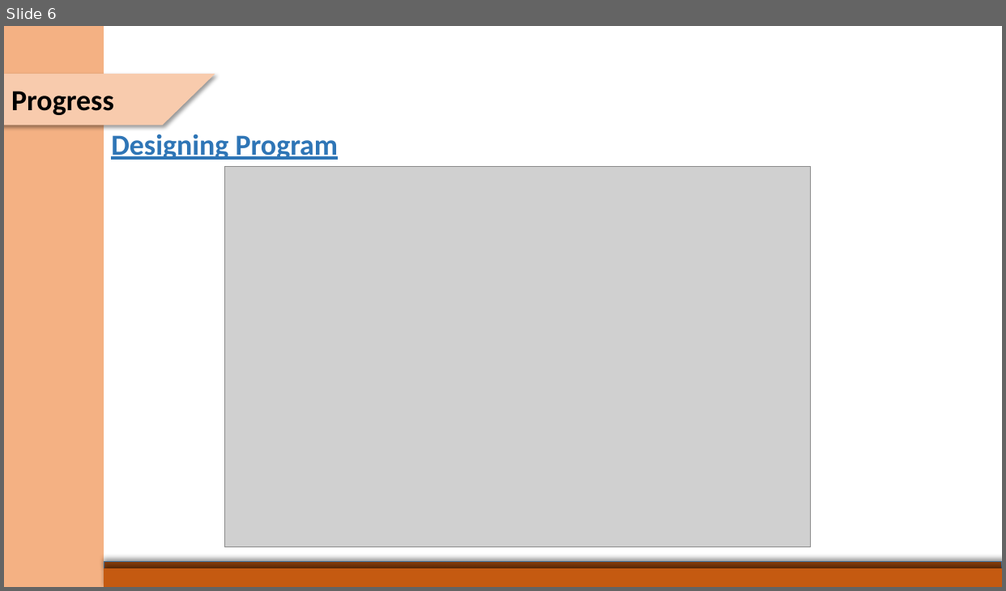
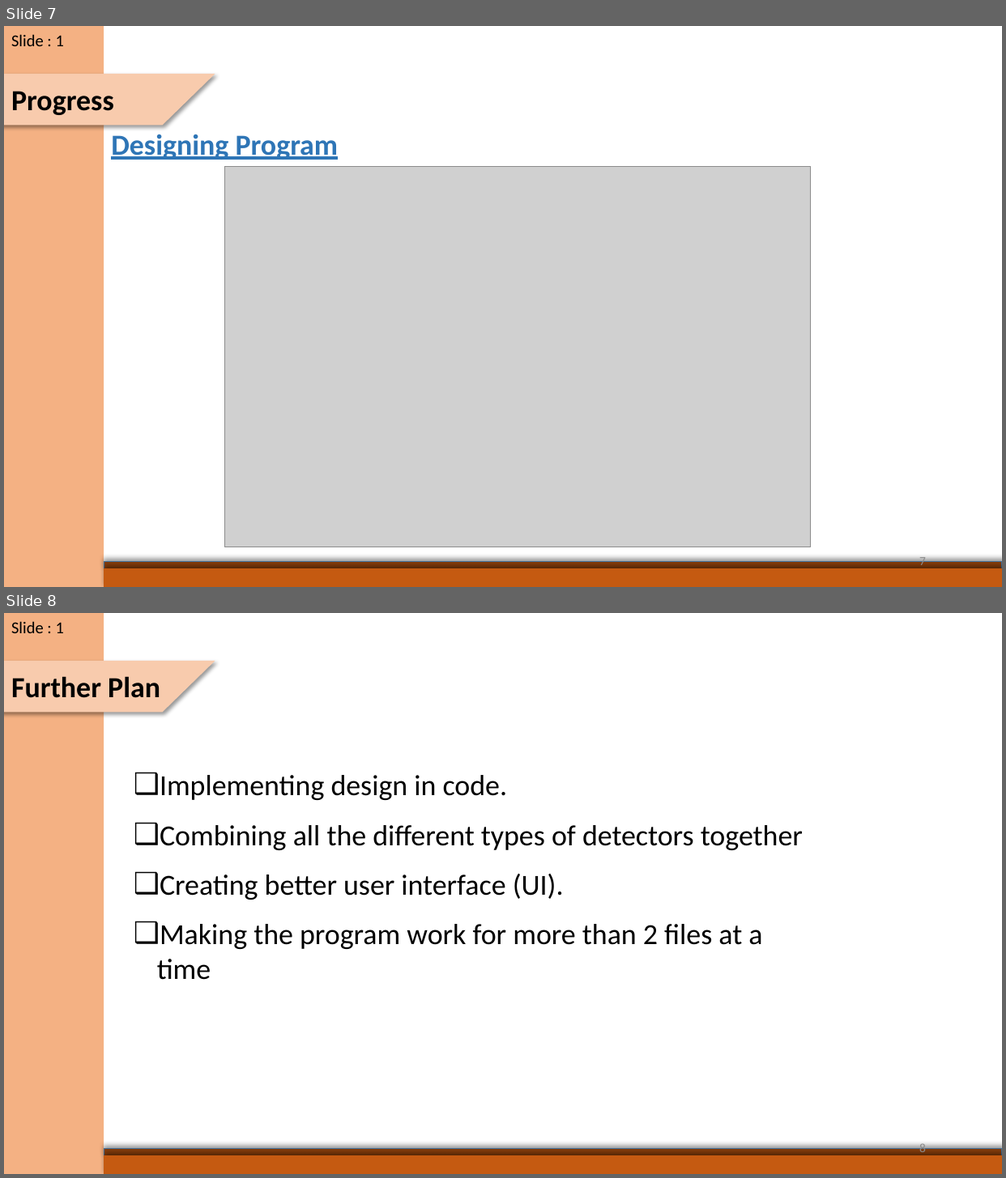
Before and after one commit to SaadDroid/AntiPlagiarism, a slide deck: MidPresentation1122.pptx. Shown one above the other, each under a label of ours: slide 6 before the commit, slides 7 and 8 after it. The pictures are 1006x591 and 1006x1178 pixels, drawn with LibreOffice and Linux fonts; fonts in the diff are those of the drawing; grey boxes stand for pictures. Boxes give left, top, right and bottom in pixels: in the first picture for what was removed or moved away, otherwise in the second. Text is boxed around its words. In the diff, an @@ line names an element or a change of style, - is before the commit and + after.

```diff
--- a/MidPresentation1122.pptx
+++ b/MidPresentation1122.pptx
@@ slide 8 added at <box>4,613,1002,1174</box>, background #FFFFFF @@
@@ rectangle added at <box>4,613,104,1174</box>, fill #F4B183 @@
@@ text added at <box>11,621,64,633</box>, 16 pt, text #000000 @@
+Slide : 1
@@ flow chart input output added at <box>4,661,215,713</box>, fill #F8CBAD @@
@@ text added at <box>11,676,160,698</box>, 28 pt, text #000000, bold @@
+Further Plan
@@ text added at <box>160,775,508,800</box>, 28 pt, text #000000 @@
+❑ Implementing design in code.
@@ text added at <box>160,825,803,850</box>, 28 pt, text #000000 @@
+❑ Combining all the different types of detectors together
@@ text added at <box>160,874,564,900</box>, 28 pt, text #000000 @@
+❑ Creating better user interface (UI).
@@ text added at <box>157,924,762,980</box>, 28 pt, text #000000 @@
+❑ Making the program work for more than 2 files at a time
@@ page number added at <box>919,1142,926,1157</box>, 12 pt, text #8C8C8C @@
+8
@@ rectangle added at <box>104,1149,1002,1157</box>, fill #843C0B, outline #43739E 1 pt @@
@@ rectangle added at <box>104,1156,1002,1174</box>, fill #C55A11 @@
@@ what was slide 6 is now slide 7 @@
@@ slide 7 changed as well @@
@@ text added at <box>11,34,64,46</box>, 16 pt, text #000000 @@
+Slide : 1
@@ page number added at <box>919,555,926,570</box>, 12 pt, text #8C8C8C @@
+7
```
Also in this commit, not shown: 8 other slides changed, 2 other slides added, 3 slides removed.
